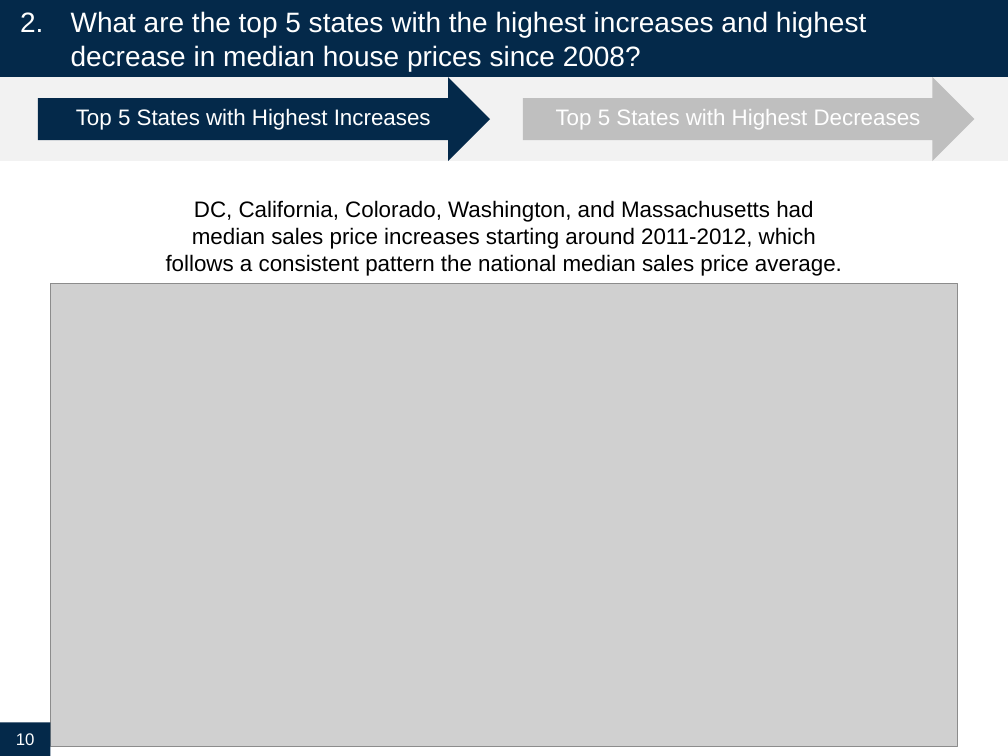
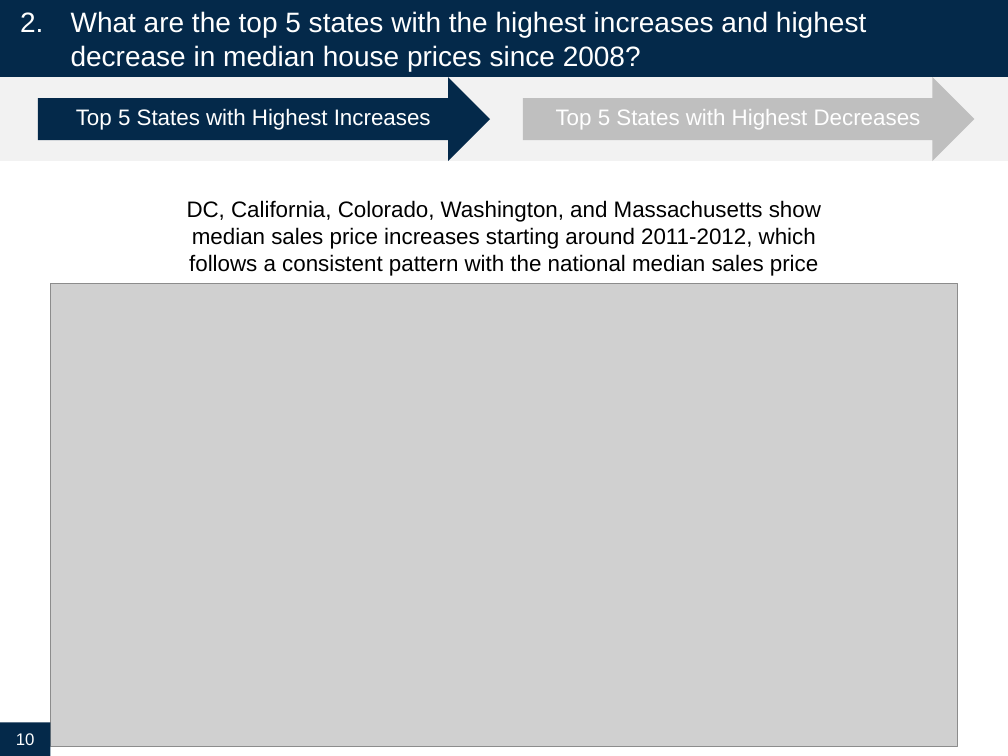
Before and after one commit to cmarchini19/US-Housing-Market-Analysis, a slide deck: slide 10 of US Housing Market Analysis_Final_1-20-2020.pptx. Drawn at 1008x756 pixels with LibreOffice and Linux fonts; fonts in the diff are those of the drawing; grey boxes stand for pictures. Boxes give left, top, right and bottom in pixels: in the first picture for what was removed or moved away, otherwise in the second. Text is boxed around its words. In the diff, an @@ line names an element or a change of style, - is before the commit and + after.

```diff
--- a/US Housing Market Analysis_Final_1-20-2020.pptx
+++ b/US Housing Market Analysis_Final_1-20-2020.pptx
@@ text in rectangle at (187,200,821,284): text changed @@
-DC, California, Colorado, Washington, and Massachusetts had median sales price increases starting around 2011-2012, which follows a consistent pattern the national median sales price average.
+DC, California, Colorado, Washington, and Massachusetts show median sales price increases starting around 2011-2012, which follows a consistent pattern with the national median sales price average.
```
Also in this commit, not shown: 5 other slides changed, 16 other files.
